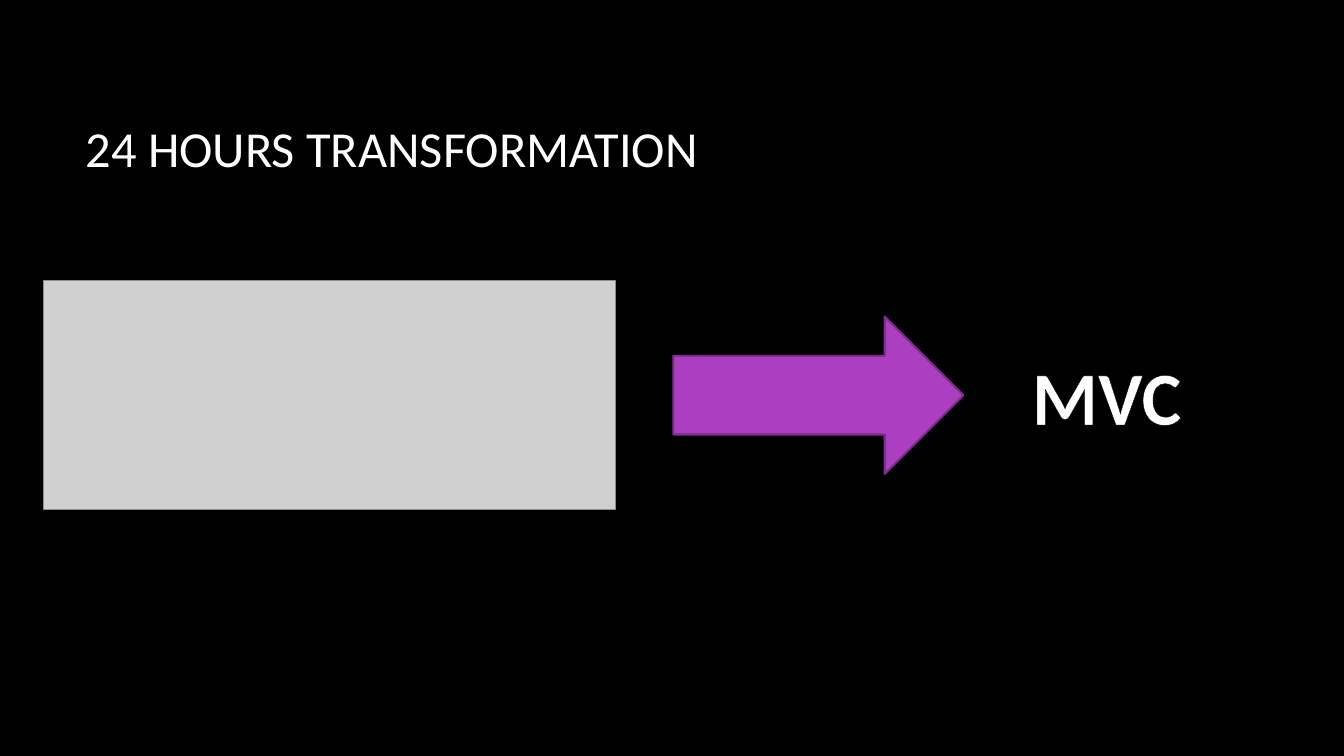
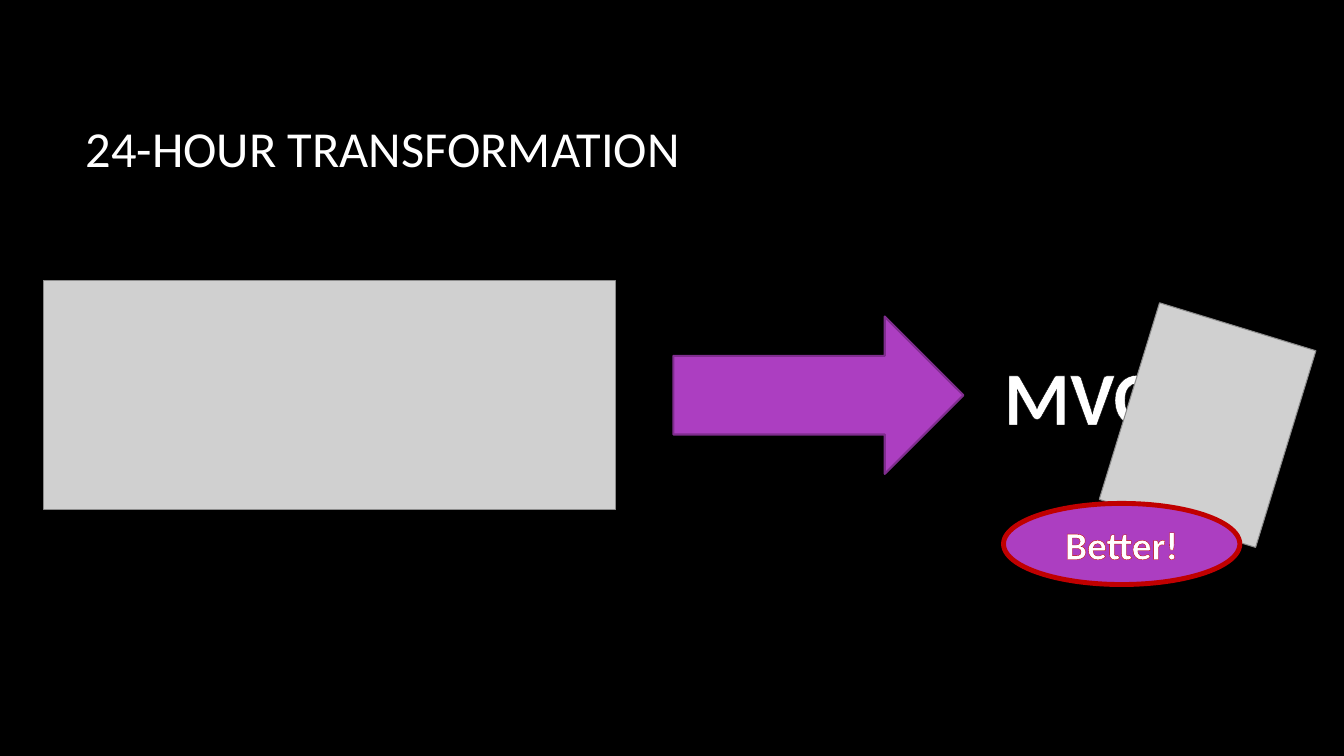
Before and after one commit to PythEch/rocketgame, a slide deck: slide 2 of Documents/DetailedDesign Presentation.pptx. Drawn at 1344x756 pixels with LibreOffice and Linux fonts; fonts in the diff are those of the drawing; grey boxes stand for pictures; background and template pictures are left out. Boxes give left, top, right and bottom in pixels: in the first picture for what was removed or moved away, otherwise in the second. Text is boxed around its words. In the diff, an @@ line names an element or a change of style, - is before the commit and + after.

```diff
--- a/Documents/DetailedDesign Presentation.pptx
+++ b/Documents/DetailedDesign Presentation.pptx
@@ title at <box>86,134,680,168</box>: text changed @@
-24 HOURS TRANSFORMATION
+24-HOUR TRANSFORMATION
@@ picture added at <box>1100,303,1316,548</box> @@
@@ text "MVC" rewrapped from <box>1032,375,1182,426</box> to <box>1004,362,1154,442</box> @@
@@ ellipse added at <box>1004,503,1240,584</box>, fill #AC3EC1, outline #C00000 3.5 pt, 28 pt, text #FFFFFF, bold @@
+Better!
```
Also in this commit, not shown: 6 other slides changed, 2 slides added, 1 slide removed.
